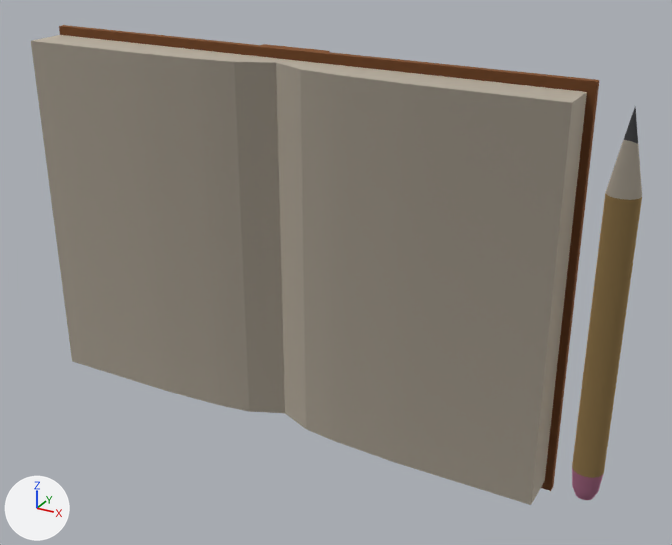
Renders of the Blender file images/guidebook.blend from each side of a commit.
The view is the same before and after, from a 50 mm camera at (1.36, -3.05, 1.5) aimed at (-0.35, 0.05, -0.06). Lighting does not change. The marker at lower left points along +X, +Y and +Z.

The older version as bpy lines, for what is in view:
```python
me_cube_013 = bpy.data.meshes.new('Cube.013')
me_cube_013.from_pydata(...)  # 94 vertices, 50 faces; spans x -0.62..0.62, y -0.83..0.83, z -0.12..0.12
me_cube_013.materials.append(mat_lowpoly)  # picture img_palette
me_cube_014 = bpy.data.meshes.new('Cube.014')
me_cube_014.from_pydata(...)  # 62 vertices, 44 faces, 1 loose edge; spans x -1.78..0.62, y -0.83..0.83, z -0.15..0.09
me_cube_014.materials.append(mat_lowpoly)  # picture img_palette
me_cylinder_003 = bpy.data.meshes.new('Cylinder.003')
me_cylinder_003.from_pydata(...)  # 704 vertices, 378 faces; spans x -1.0..1.0, y -1.0..1.0, z -1.22..1.55
me_cylinder_003.materials.append(mat_lowpoly)  # picture img_palette
ob_closed_book = bpy.data.objects.new('closed book', me_cube_013)
ob_closed_book.location = (0.0, 0.0, 0.0)
ob_closed_book.rotation_euler = (1.571, 0.0, 0.0)  # degrees (90, 0, 0)
ob_closed_book.hide_set(True)
ob_open_book = bpy.data.objects.new('open book', me_cube_014)
ob_open_book.location = (0.0, 0.0, 0.0)
ob_open_book.rotation_euler = (1.571, 0.0, 0.0)  # degrees (90, 0, 0)
ob_pencil = bpy.data.objects.new('pencil', me_cylinder_003)
ob_pencil.location = (0.774, 0.0, -0.064)
ob_pencil.scale = (0.0594, 0.0554, 0.551)
```
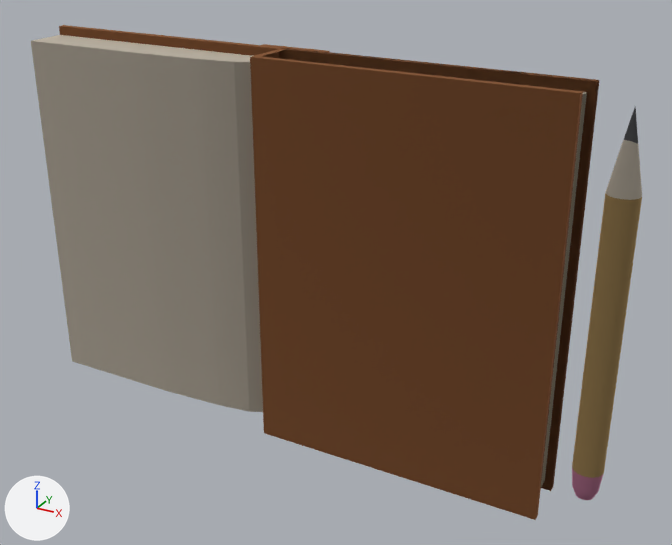
Diff of the bpy script that builds the scene:
```diff
--- a/images/guidebook.blend.py
+++ b/images/guidebook.blend.py
@@ ob_closed_book @@
 ob_closed_book.rotation_euler = (1.571, 0.0, 0.0)  # degrees (90, 0, 0)
-ob_closed_book.hide_set(True)
```

Changed parts and their boxes [x1, y1, x2, y2] in the pictures (672 x 545 px):
'closed book', shown (brown)
    after: [250, 48, 599, 520]
'open book', unchanged, covered by the edit
    before: [31, 25, 599, 505]
    after: [31, 25, 599, 491]
